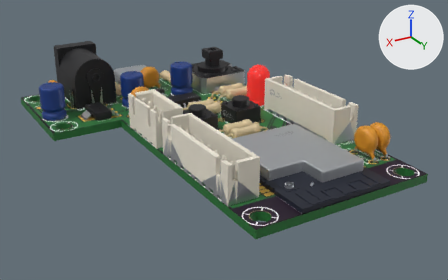
The glTF model public/models/fingerprint-v1-2/board.glb, before and after one commit.
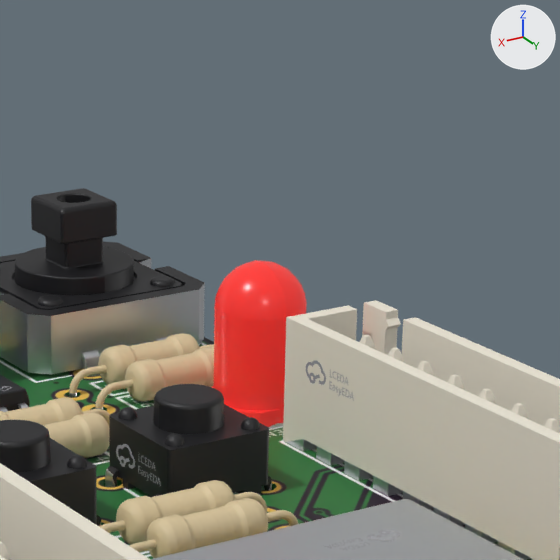
Old and new are each drawn whole from a 50 mm lens placed at (0.0783, 0.1385, 0.0484), pointed at (0.0206, 0.0423, 0.0003) and again close up on the part from 43% to 74% of the width and 0% to 50% of the height. Lighting does not change. The marker at upper right points along +X, +Y and +Z. The first two pictures are the older version. Where no turn or scale is listed for an object, it has been applied to the vertices. Vertices at exactly the same position are counted once.

Objects in the first close-up: 'Board-mesh', 'CN2-mesh', 'CN3-mesh', 'KEY1-mesh', 'LED8-mesh', 'R1-mesh', 'R20-mesh', 'R25-mesh', 'R26-mesh', 'SW1-mesh', 'SW2-mesh', 'U9-mesh' and 7 more.
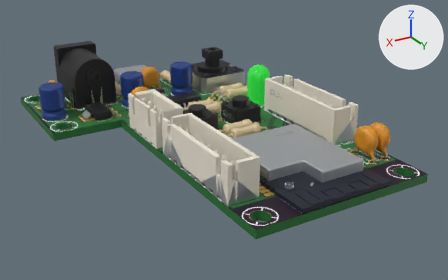
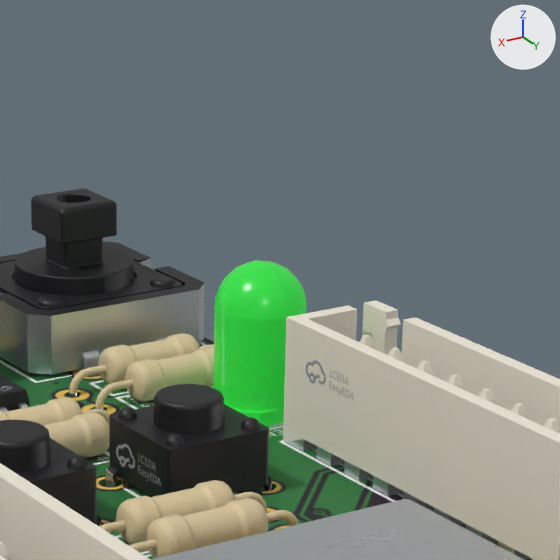
Commit message: Fingerprint V1.1: real 3D board like the others

What the commit changed:
Material 'ledGreen' (mat_ledgreen) is new.
Its base color is (0.0231, 0.612, 0.0478) (green #2acd3e).
Its roughness is 0.25.
Its alpha is 0.85.
Its emission color is (0.00809, 0.214, 0.0167) (green #167f23).
Its emission strength is 1.0.
me_led8 has 369 vertices, 734 faces and spans x -0.00292..0.00292, y -0.00272..0.00272, z -0.00605..0.00605.
me_led8 is used by ob_led8_mesh; location (0.0047, 0.03028, 0.00415).
me_led8 part 1: all 684 faces that had it switch from mat_ledred (red #e9302a, glowing red #911a16) to mat_ledgreen (green #2acd3e, glowing green #167f23).

Where the change shows, as pixel boxes (x1, y1, x2, y2) in the close-ups (560 x 560 px):
part 1 of me_led8, recoloured: (212, 260, 307, 427) in both
